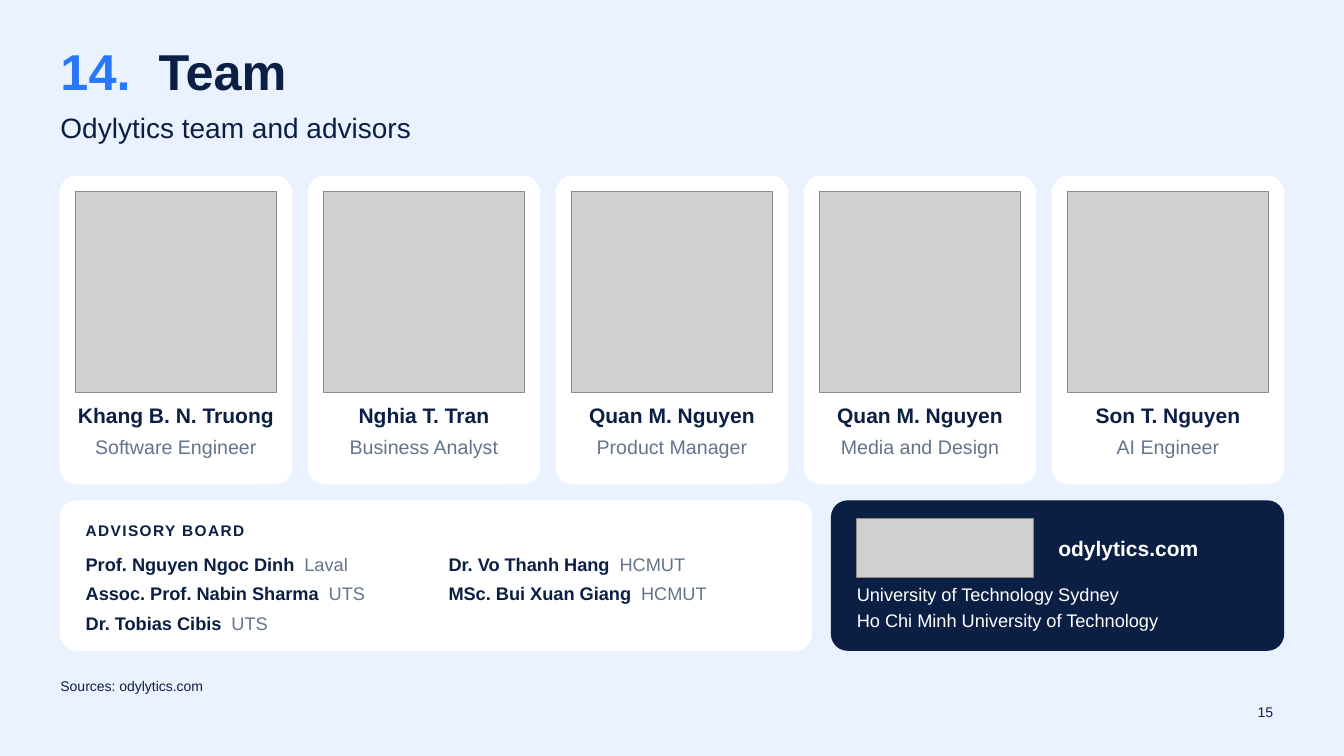
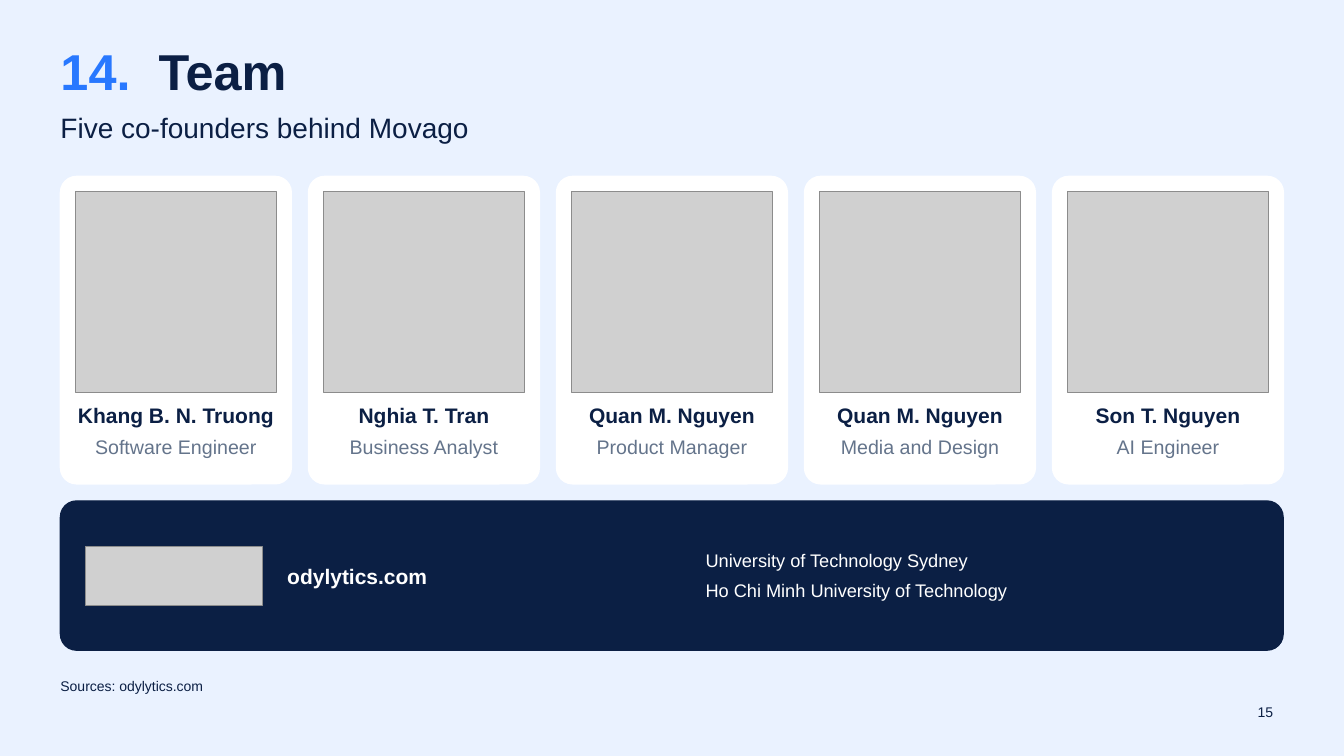
Before and after one commit to Odylytics/Movago_Odylytics, a slide deck: slide 15 of nghien_cuu_tung_slide/Movago_Pitch_V4.pptx. Drawn at 1344x756 pixels with LibreOffice and Linux fonts; fonts in the diff are those of the drawing; grey boxes stand for pictures; background and template pictures are left out. Boxes give left, top, right and bottom in pixels: in the first picture for what was removed or moved away, otherwise in the second. Text is boxed around its words. In the diff, an @@ line names an element or a change of style, - is before the commit and + after.

Commit message:
Drop the advisory board box from the Team slide now that advisors have their own slide

```diff
--- a/nghien_cuu_tung_slide/Movago_Pitch_V4.pptx
+++ b/nghien_cuu_tung_slide/Movago_Pitch_V4.pptx
@@ text at box(60, 117, 469, 144): text changed @@
-Odylytics team and advisors
+Five co-founders behind Movago
@@ rounded rectangle: place and size @@
-rounded rectangle at box(832, 501, 1284, 650)
+rounded rectangle at box(60, 501, 1284, 650)
@@ rounded rectangle removed at box(60, 501, 812, 650) @@
@@ text removed at box(86, 525, 244, 536) @@
-ADVISORY BOARD
@@ picture: place and size @@
-picture at box(857, 518, 1033, 578)
+picture at box(86, 546, 262, 606)
@@ text removed at box(86, 557, 347, 575) @@
-Prof. Nguyen Ngoc Dinh Laval
@@ text "odylytics.com": place and size @@
-text "odylytics.com" at box(1058, 540, 1198, 560)
+text "odylytics.com" at box(287, 568, 427, 588)
@@ text removed at box(449, 557, 686, 575) @@
-Dr. Vo Thanh Hang HCMUT
@@ text "University of Technology Sydney": place and size @@
-text "University of Technology Sydney" at box(857, 587, 1119, 605)
+text "University of Technology Sydney" at box(706, 553, 968, 571)
@@ text removed at box(86, 586, 365, 600) @@
-Assoc. Prof. Nabin Sharma UTS
@@ text removed at box(449, 586, 707, 604) @@
-MSc. Bui Xuan Giang HCMUT
@@ text "Ho Chi Minh University of ...": place and size @@
-text "Ho Chi Minh University of ..." at box(857, 613, 1158, 631)
+text "Ho Chi Minh University of ..." at box(706, 583, 1007, 601)
@@ text removed at box(86, 616, 267, 630) @@
-Dr. Tobias Cibis UTS
```
